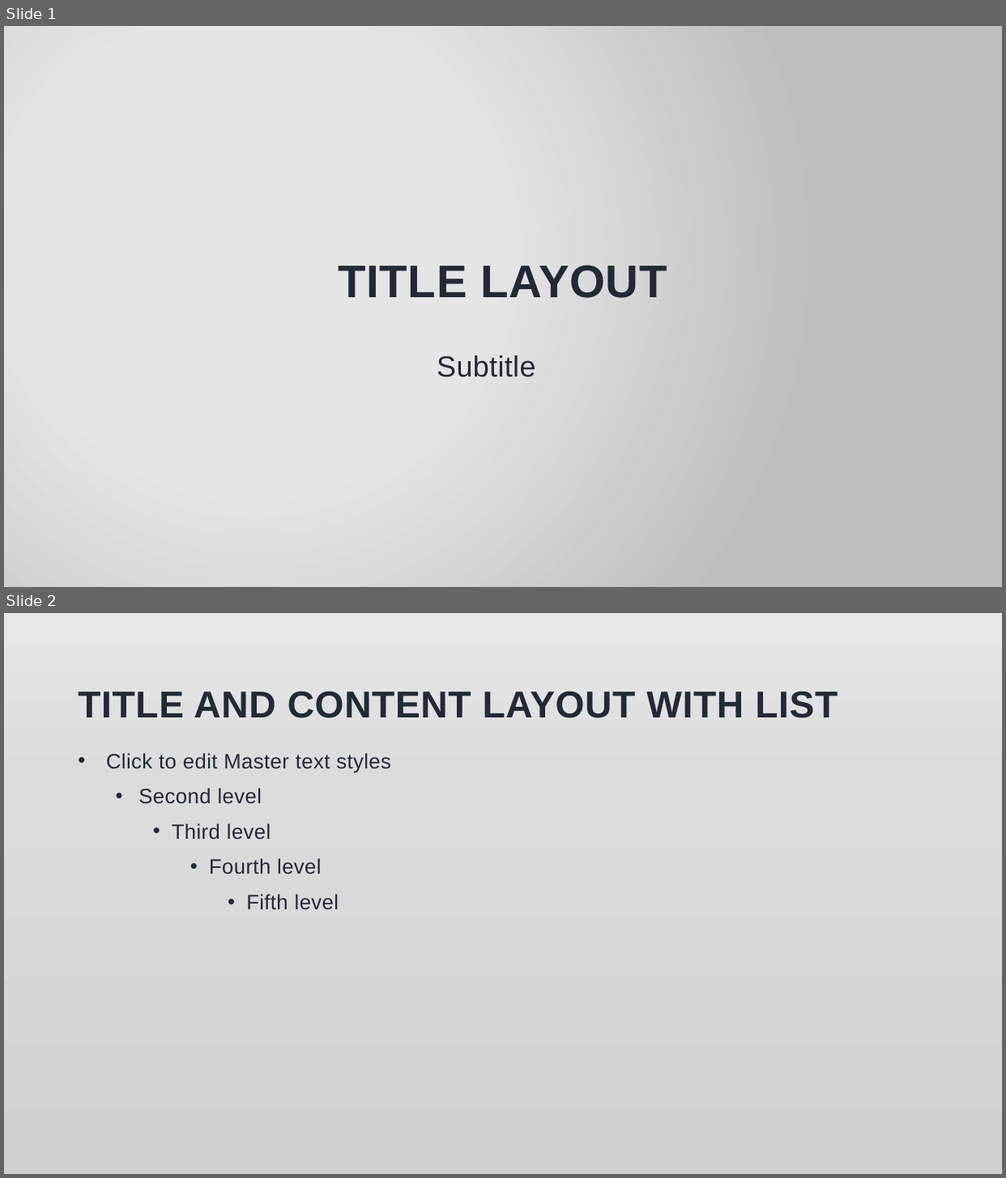
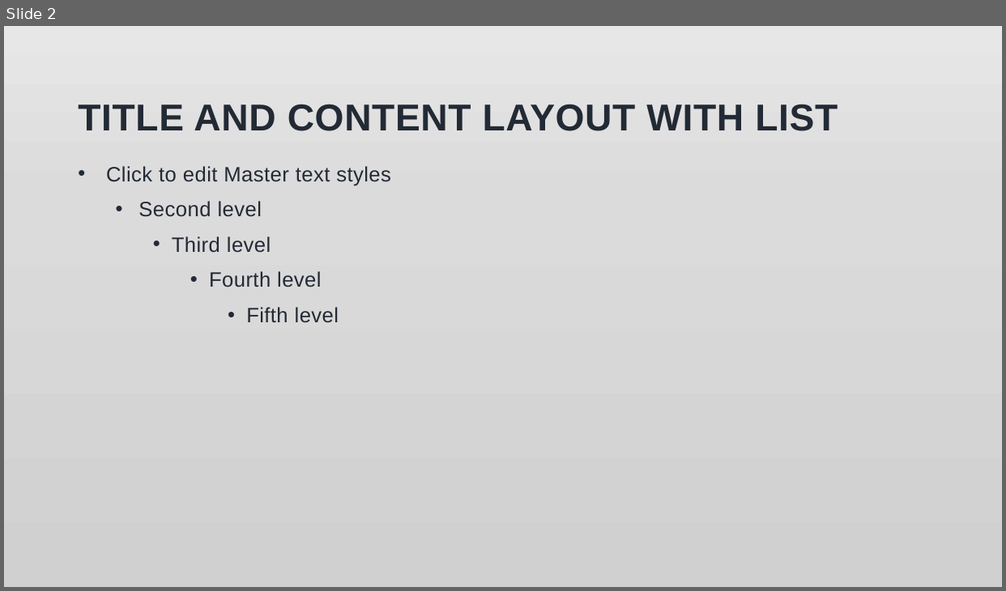
Before and after one commit to drickweed/course, a slide deck: Computational science/one - high level view.pptx. Shown one above the other, each under a label of ours: slides 1 and 2 before the commit, slide 2 after it. The pictures are 1006x1178 and 1006x591 pixels, drawn with LibreOffice and Linux fonts; fonts in the diff are those of the drawing; background and template pictures are left out. Boxes give left, top, right and bottom in pixels: in the first picture for what was removed or moved away, otherwise in the second. Text is boxed around its words. In the diff, an @@ line names an element or a change of style, - is before the commit and + after.

```diff
--- a/Computational science/one - high level view.pptx
+++ b/Computational science/one - high level view.pptx
@@ slide 1 removed at bbox=[4, 26, 1002, 587], background picture (left out) @@
@@ title removed at bbox=[338, 265, 667, 298] @@
-TITLE LAYOUT
@@ subtitle removed at bbox=[437, 356, 535, 378] @@
-Subtitle
```
Also in this commit, not shown: 1 slide changed, 3 slides added, 2 other slides removed, 27 other files.
